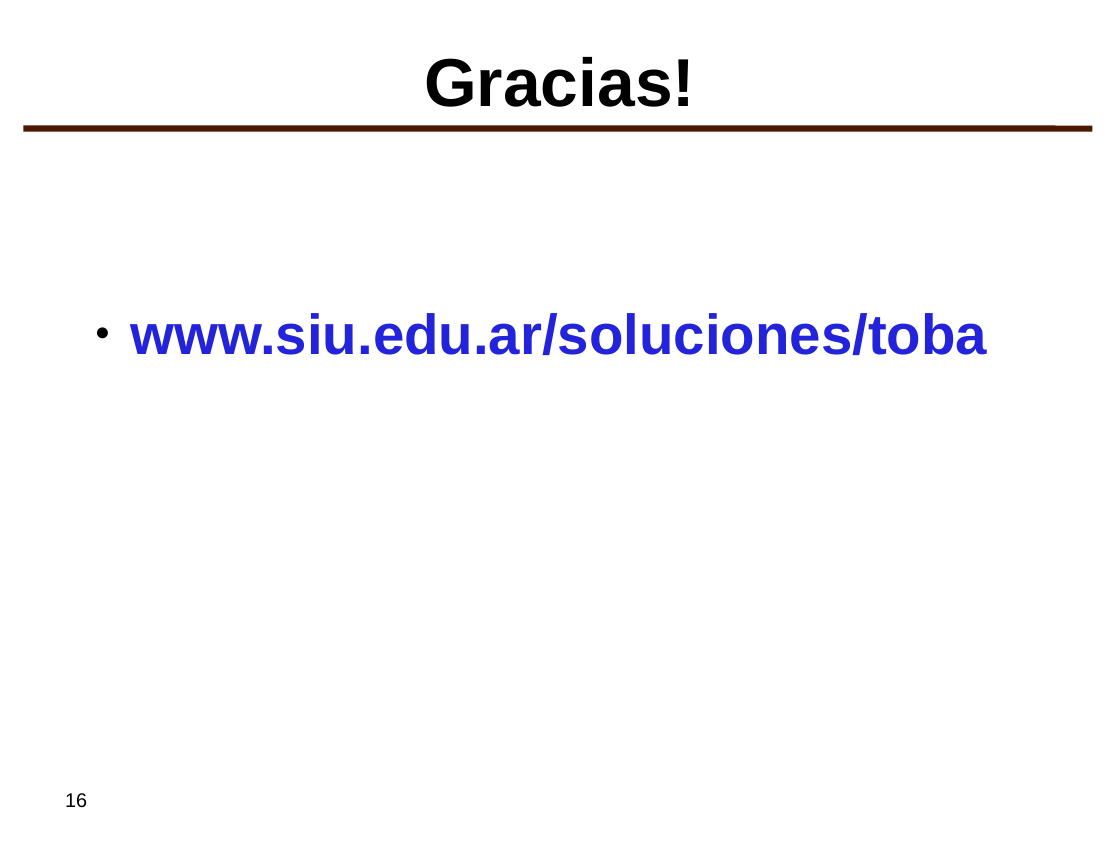
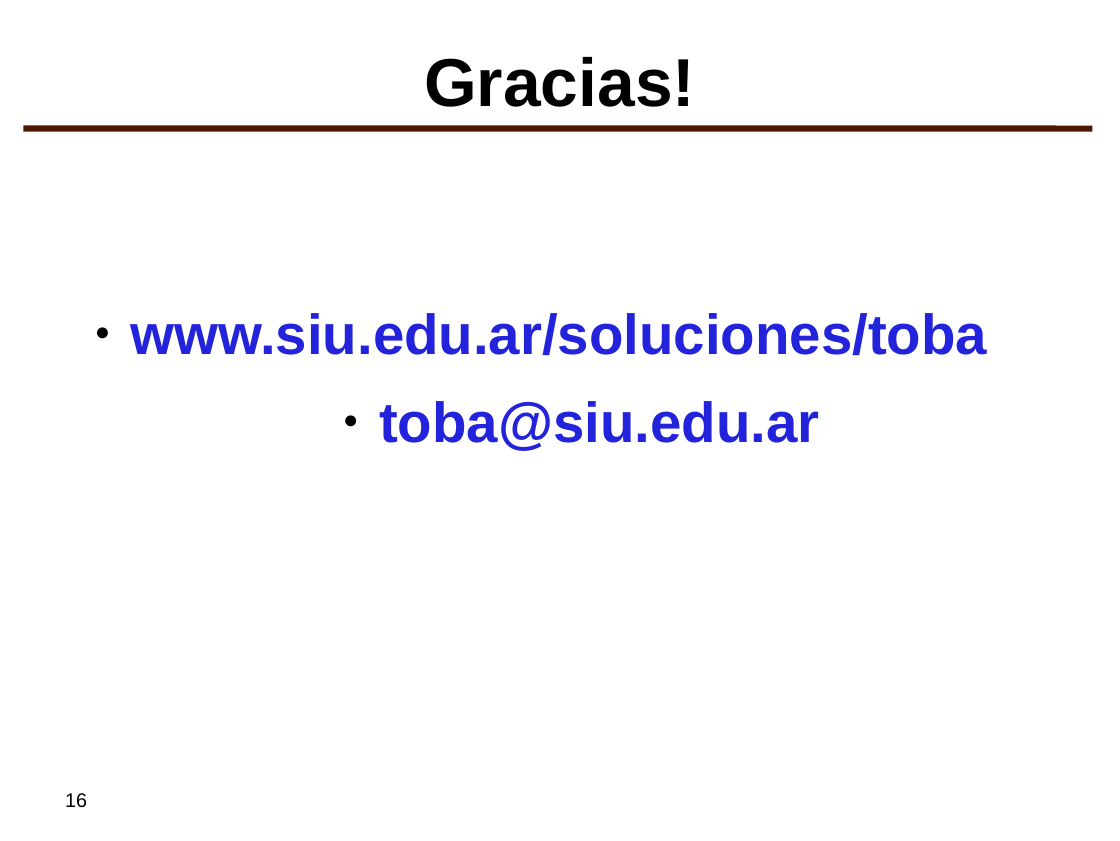
Before and after one commit to SIU-Toba/framework, a slide deck: slide 16 of doc/presentaciones/2007 - JAIIO - SIE - imprimible.odp. Drawn at 1120x841 pixels with LibreOffice and Linux fonts; fonts in the diff are those of the drawing; background and template pictures are left out. Boxes give left, top, right and bottom in pixels: in the first picture for what was removed or moved away, otherwise in the second. Text is boxed around its words. In the diff, an @@ line names an element or a change of style, - is before the commit and + after.

```diff
--- a/doc/presentaciones/2007 - JAIIO - SIE - imprimible.odp
+++ b/doc/presentaciones/2007 - JAIIO - SIE - imprimible.odp
@@ text at (x1=379, y1=401, x2=819, y2=451): paragraph added @@
+● toba@siu.edu.ar
```
Also in this commit, not shown: 2 other slides changed, 1 other file.
